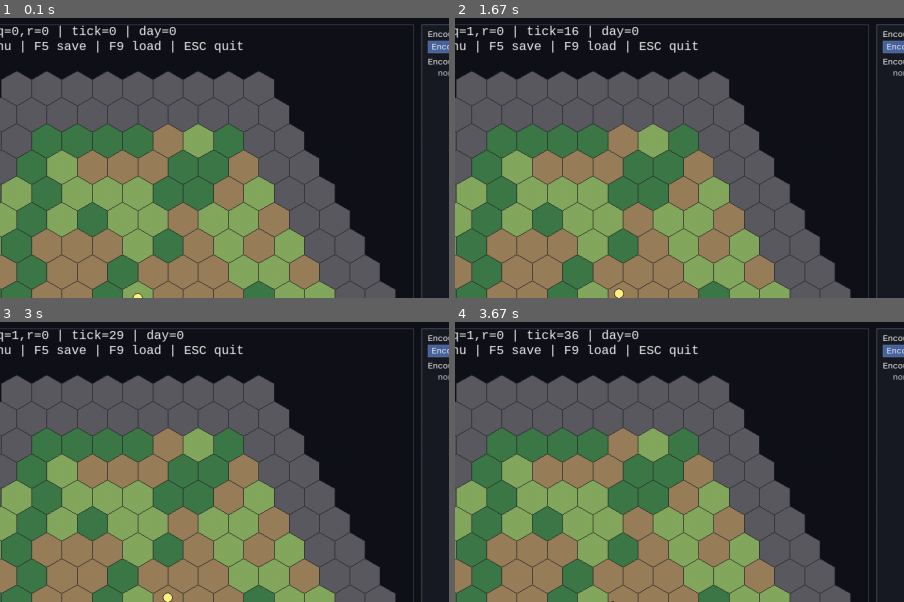
Above: before the commit, frames 1-4 (two rows, left to right).
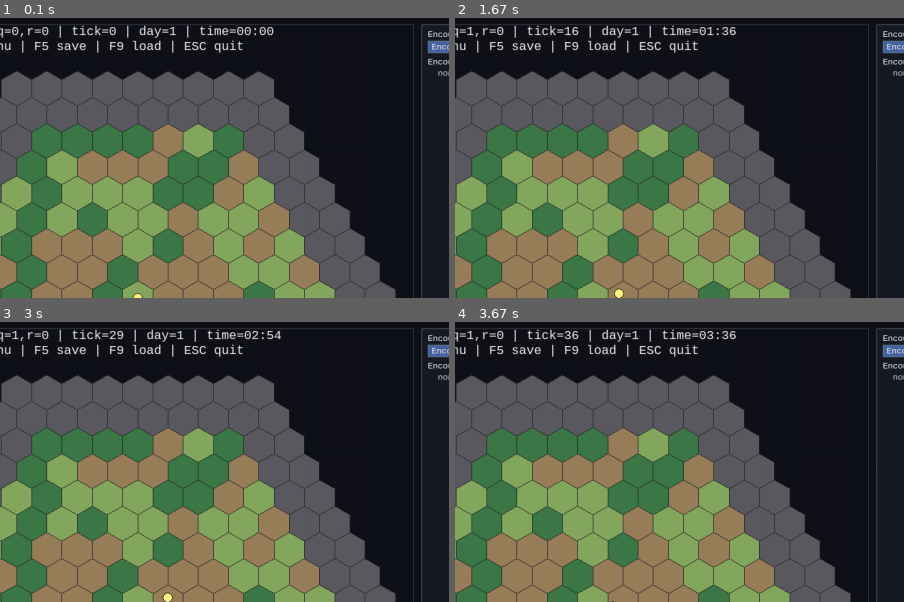
Above: after the commit, the same moments.

Repository: 7seasdotnet/Hexcrawler2
Game: pygame game, started from src/hexcrawler/__main__.py
The game is run twice, just before and just after one commit, with the same random seed, the same clock (stepped at 60 frames per second) and the same inputs.
Inputs (mouse positions are % of the whole screen's width and height, from its top left):
- Up to frame 1 (0.1 s): no input
- Up to frame 2 (1.67 s): right-click (46, 54) at 0.38 s; hold D 0.67-1.13 s; click (51, 57) at 1.22 s; hold W from 1.5 s (still down)
- Up to frame 3 (3 s): release W at 1.8 s; hold D 1.83-2.3 s; hold A 2.33-2.87 s; hold S from 2.9 s (still down)
- Up to frame 4 (3.67 s): release S at 3.2 s; hold A 3.23-3.63 s
The pictures show only the part of the screen within x 16-66%, y 0-50%; the shares and areas given below are measured in that part.

The runs differ from the first frame. In frame 1, 0.3% of the frame differs, in the area x 37-62%, y 2-8%; in frame 2, 0.3%; in frame 3, 0.3%; in frame 4, 0.3%.

Commit message:
Add deterministic calendar/time substrate to simulation state

Diff:
--- a/src/hexcrawler/cli/new_save_from_map.py
+++ b/src/hexcrawler/cli/new_save_from_map.py
@@ -67,7 +67,7 @@
                 f"hex_count={len(world.hexes)} "
                 f"entity_count={len(simulation.state.entities)} "
                 f"tick={simulation.state.tick} "
-                f"day={simulation.state.day}"
+                f"day={simulation.get_day_index()}"
             )
 
         print(
--- a/src/hexcrawler/cli/pygame_viewer.py
+++ b/src/hexcrawler/cli/pygame_viewer.py
@@ -14,7 +14,7 @@
 
 from hexcrawler.content.encounters import DEFAULT_ENCOUNTER_TABLE_PATH, load_encounter_table_json
 from hexcrawler.content.io import load_game_json, load_world_json, save_game_json
-from hexcrawler.sim.core import EntityState, SimCommand, Simulation, TICKS_PER_DAY
+from hexcrawler.sim.core import EntityState, SimCommand, Simulation
 from hexcrawler.sim.encounters import (
     ENCOUNTER_ACTION_OUTCOME_EVENT_TYPE,
     EncounterActionExecutionModule,
@@ -705,7 +705,15 @@
         coord_text = f"x={math.floor(entity.position_x)},y={math.floor(entity.position_y)}"
     else:
         coord_text = f"q={entity.hex_coord.q},r={entity.hex_coord.r}"
-    context_line = f"space={entity.space_id} | {coord_text} | tick={sim.state.tick} | day={sim.state.tick // TICKS_PER_DAY}"
+    ticks_per_day = sim.get_ticks_per_day()
+    day_display = sim.get_day_index() + 1
+    tick_in_day = sim.get_tick_in_day()
+    hours = (tick_in_day * 24) // ticks_per_day
+    minutes = ((tick_in_day * 24 * 60) // ticks_per_day) % 60
+    context_line = (
+        f"space={entity.space_id} | {coord_text} | tick={sim.state.tick} | "
+        f"day={day_display} | time={hours:02d}:{minutes:02d}"
+    )
     lines = [
         context_line,
         "WASD move | RMB menu | F5 save | F9 load | ESC quit",
--- a/src/hexcrawler/cli/replay_tool.py
+++ b/src/hexcrawler/cli/replay_tool.py
@@ -69,7 +69,7 @@
         "header "
         f"schema_version={save_payload.get('schema_version')} "
         f"tick={simulation.state.tick} "
-        f"day={simulation.state.day} "
+        f"day={simulation.get_day_index()} "
         f"entity_count={len(simulation.state.entities)} "
         f"input_log_length={len(simulation.input_log)}"
     )
--- a/src/hexcrawler/cli/viewer.py
+++ b/src/hexcrawler/cli/viewer.py
@@ -13,7 +13,7 @@
 
     def render(self, sim: Simulation) -> str:
         lines: list[str] = []
-        lines.append(f"tick={sim.state.tick} day={sim.state.day}")
+        lines.append(f"tick={sim.state.tick} day={sim.get_day_index()}")
 
         coords = sorted(sim.state.world.hexes.keys(), key=lambda c: (c.r, c.q))
         if not coords:
--- a/src/hexcrawler/content/schema.py
+++ b/src/hexcrawler/content/schema.py
@@ -340,6 +340,17 @@
     if not isinstance(event_trace, list):
         raise ValueError("simulation_state.event_trace must be a list")
 
+    time_state = simulation_state.get("time")
+    if time_state is not None:
+        if not isinstance(time_state, dict):
+            raise ValueError("simulation_state.time must be an object")
+        ticks_per_day = time_state.get("ticks_per_day", 240)
+        if not isinstance(ticks_per_day, int) or ticks_per_day <= 0:
+            raise ValueError("simulation_state.time.ticks_per_day must be an integer > 0")
+        epoch_tick = time_state.get("epoch_tick", 0)
+        if not isinstance(epoch_tick, int):
+            raise ValueError("simulation_state.time.epoch_tick must be an integer")
+
     rng_state = simulation_state.get("rng_state")
     if not isinstance(rng_state, dict):
         raise ValueError("simulation_state.rng_state must be an object")
--- a/src/hexcrawler/sim/core.py
+++ b/src/hexcrawler/sim/core.py
@@ -63,6 +63,35 @@
     if isinstance(value, list):
         return tuple(_json_list_to_tuple(item) for item in value)
     return value
+
+
+@dataclass
+class SimulationTimeState:
+    ticks_per_day: int = TICKS_PER_DAY
+    epoch_tick: int = 0
+
+    def __post_init__(self) -> None:
+        if not isinstance(self.ticks_per_day, int) or self.ticks_per_day <= 0:
+            raise ValueError("time.ticks_per_day must be an integer > 0")
+        if not isinstance(self.epoch_tick, int):
+            raise ValueError("time.epoch_tick must be an integer")
+
+    def to_dict(self) -> dict[str, int]:
+        return {
+            "ticks_per_day": self.ticks_per_day,
+            "epoch_tick": self.epoch_tick,
+        }
+
+    @classmethod
+    def from_dict(cls, payload: dict[str, Any] | None) -> "SimulationTimeState":
+        if payload is None:
+            return cls()
+        if not isinstance(payload, dict):
+            raise ValueError("simulation_state.time must be an object")
+        return cls(
+            ticks_per_day=int(payload.get("ticks_per_day", TICKS_PER_DAY)),
+            epoch_tick=int(payload.get("epoch_tick", 0)),
+        )
 
 
 @dataclass
@@ -186,10 +215,11 @@
     rules_state: dict[str, dict[str, Any]] = field(default_factory=dict)
     event_trace: list[dict[str, Any]] = field(default_factory=list)
     selected_entity_id: str | None = None
+    time: SimulationTimeState = field(default_factory=SimulationTimeState)
 
     @property
     def day(self) -> int:
-        return self.tick // TICKS_PER_DAY
+        return (self.tick - self.time.epoch_tick) // self.time.ticks_per_day
 
 
 class Simulation:
@@ -321,7 +351,19 @@
             self._tick_once()
 
     def advance_days(self, days: int) -> None:
-        self.advance_ticks(days * TICKS_PER_DAY)
+        self.advance_ticks(days * self.get_ticks_per_day())
+
+    def get_ticks_per_day(self) -> int:
+        return self.state.time.ticks_per_day
+
+    def get_day_index(self) -> int:
+        return (self.state.tick - self.state.time.epoch_tick) // self.state.time.ticks_per_day
+
+    def get_tick_in_day(self) -> int:
+        return (self.state.tick - self.state.time.epoch_tick) % self.state.time.ticks_per_day
+
+    def get_time_of_day_fraction(self) -> float:
+        return self.get_tick_in_day() / self.state.time.ticks_per_day
 
     def rng_state_payload(self) -> dict[str, Any]:
         stream_states = {
@@ -398,6 +440,7 @@
             "seed": self.seed,
             "master_seed": self.master_seed,
             "tick": self.state.tick,
+            "time": self.state.time.to_dict(),
             "next_event_counter": self._next_event_counter,
             "rng_state": self.rng_state_payload(),
             "rules_state": dict(sorted(self.state.rules_state.items())),
@@ -435,6 +478,7 @@
         sim = cls(world=WorldState.from_dict(payload["world"]), seed=int(payload["seed"]))
         sim.master_seed = int(payload.get("master_seed", payload["seed"]))
         sim.state.tick = int(payload["tick"])
+        sim.state.time = SimulationTimeState.from_dict(payload.get("time"))
         sim._next_event_counter = int(payload.get("next_event_counter", 1))
 
         raw_rules_state = payload.get("rules_state", {})
--- a/src/hexcrawler/sim/hash.py
+++ b/src/hexcrawler/sim/hash.py
@@ -34,7 +34,9 @@
         "master_seed": simulation.master_seed,
         "rng_state": simulation.rng_state_payload(),
         "tick": simulation.state.tick,
-        "day": simulation.state.day,
+        "time": simulation.state.time.to_dict(),
+        "day": simulation.get_day_index(),
+        "tick_in_day": simulation.get_tick_in_day(),
         "world": simulation.state.world.to_dict(),
         "entities": [
             {
--- /dev/null
+++ b/tests/test_calendar_time.py
@@ -0,0 +1,92 @@
+from pathlib import Path
+
+from hexcrawler.content.io import load_game_json, load_world_json, save_game_json
+from hexcrawler.sim.core import Simulation
+from hexcrawler.sim.hash import simulation_hash
+
+
+def test_calendar_derivation_boundaries_default_epoch() -> None:
+    world = load_world_json("content/examples/basic_map.json")
+    sim = Simulation(world=world, seed=11)
+    sim.state.time.ticks_per_day = 240
+    sim.state.time.epoch_tick = 0
+
+    sim.state.tick = 0
+    assert sim.get_day_index() == 0
+    assert sim.get_tick_in_day() == 0
+
+    sim.state.tick = 239
+    assert sim.get_day_index() == 0
+    assert sim.get_tick_in_day() == 239
+
+    sim.state.tick = 240
+    assert sim.get_day_index() == 1
+    assert sim.get_tick_in_day() == 0
+
+
+def test_calendar_derivation_with_epoch_offset() -> None:
+    world = load_world_json("content/examples/basic_map.json")
+    sim = Simulation(world=world, seed=12)
+    sim.state.time.ticks_per_day = 240
+    sim.state.time.epoch_tick = 10
+
+    sim.state.tick = 10
+    assert sim.get_day_index() == 0
+    assert sim.get_tick_in_day() == 0
+
+    sim.state.tick = 249
+    assert sim.get_day_index() == 0
+    assert sim.get_tick_in_day() == 239
+
+    sim.state.tick = 250
+    assert sim.get_day_index() == 1
+    assert sim.get_tick_in_day() == 0
+
+
+def test_calendar_save_load_round_trip_preserves_time_derivation(tmp_path: Path) -> None:
+    world = load_world_json("content/examples/basic_map.json")
+    sim = Simulation(world=world, seed=13)
+    sim.state.time.ticks_per_day = 120
+    sim.state.time.epoch_tick = 10
+    sim.state.tick = 155
+
+    save_path = tmp_path / "calendar_save.json"
+    save_game_json(save_path, sim.state.world, sim)
+    _, loaded = load_game_json(save_path)
+
+    assert loaded.get_ticks_per_day() == 120
+    assert loaded.state.time.epoch_tick == 10
+    assert loaded.state.tick == 155
+    assert loaded.get_day_index() == sim.get_day_index()
+    assert loaded.get_tick_in_day() == sim.get_tick_in_day()
+
+
+def test_calendar_back_compat_load_defaults_time_state() -> None:
+    world = load_world_json("content/examples/basic_map.json")
+    sim = Simulation(world=world, seed=14)
+    payload = sim.simulation_payload()
+    payload.pop("time")
+
+    restored = Simulation.from_simulation_payload(payload)
+    assert restored.get_ticks_per_day() == 240
+    assert restored.state.time.epoch_tick == 0
+
+
+def test_calendar_contributes_to_deterministic_simulation_hash() -> None:
+    world_a = load_world_json("content/examples/basic_map.json")
+    world_b = load_world_json("content/examples/basic_map.json")
+
+    sim_a = Simulation(world=world_a, seed=21)
+    sim_b = Simulation(world=world_b, seed=21)
+
+    sim_a.state.tick = 330
+    sim_b.state.tick = 330
+    sim_a.state.time.ticks_per_day = 120
+    sim_b.state.time.ticks_per_day = 120
+    sim_a.state.time.epoch_tick = 7
+    sim_b.state.time.epoch_tick = 7
+
+    assert simulation_hash(sim_a) == simulation_hash(sim_b)
+
+    sim_b.state.time.epoch_tick = 8
+    assert simulation_hash(sim_a) != simulation_hash(sim_b)
--- a/tests/test_encounter_action_execution_module.py
+++ b/tests/test_encounter_action_execution_module.py
@@ -318,4 +318,4 @@
 
     sim.advance_ticks(8)
 
-    assert simulation_hash(sim) == "8bed73246ef6b8bd2f8a2e761c28c1d65aabc1814da0168d55bfab02cf2e60af"
+    assert simulation_hash(sim) == "8f88f56638804ac99981627692ac3f697a95e3e01640960909243d252ba87d3d"
--- a/tests/test_encounter_check_module.py
+++ b/tests/test_encounter_check_module.py
@@ -343,7 +343,7 @@
 
     assert (
         simulation_hash(sim)
-        == "fa96c690777be6a96253de333f92aeeabf21596af3499433fe5f998a4ae12793"
+        == "a7d2039f9b79338e3afd4a1ee778acae76c4a7e9d4ddff508255b6669c1840d1"
     )
 
 
@@ -353,5 +353,5 @@
 
     assert (
         simulation_hash(sim)
-        == "b0b3ab07340b1c839c6650f08ca83ab6520cea0845b8e56b6ca6d1d7fbf5aa3a"
-    )
+        == "df44c369fc138dc11ba0b122b2ba979dc4a0b05d20d9b71abc8ccb2d31ab7931"
+    )
--- a/tests/test_encounter_selection_module.py
+++ b/tests/test_encounter_selection_module.py
@@ -286,5 +286,5 @@
 
     assert (
         simulation_hash(sim)
-        == "3fc72e5de97155d1a7a7f42db6caf01cbf01476a34311695aff19e2226cafe3c"
-    )
+        == "53a4859304bf52ef18a3554581c42614767ddd12a0e417d8e96b9bea768ca2be"
+    )
Not shown, changed: docs/STATUS.md
